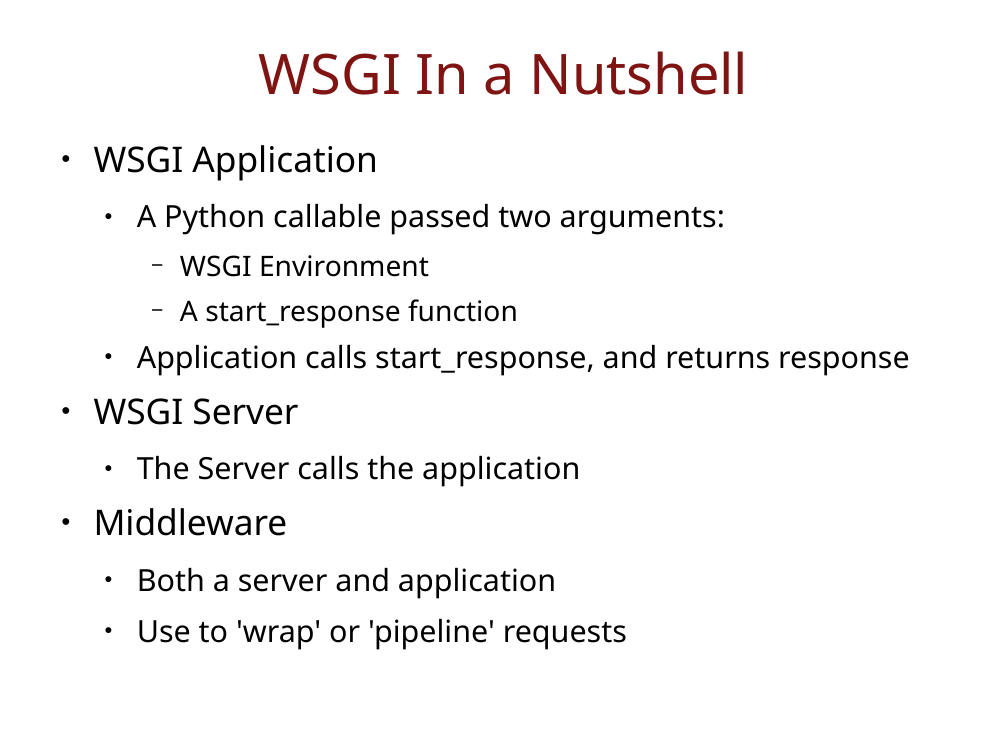
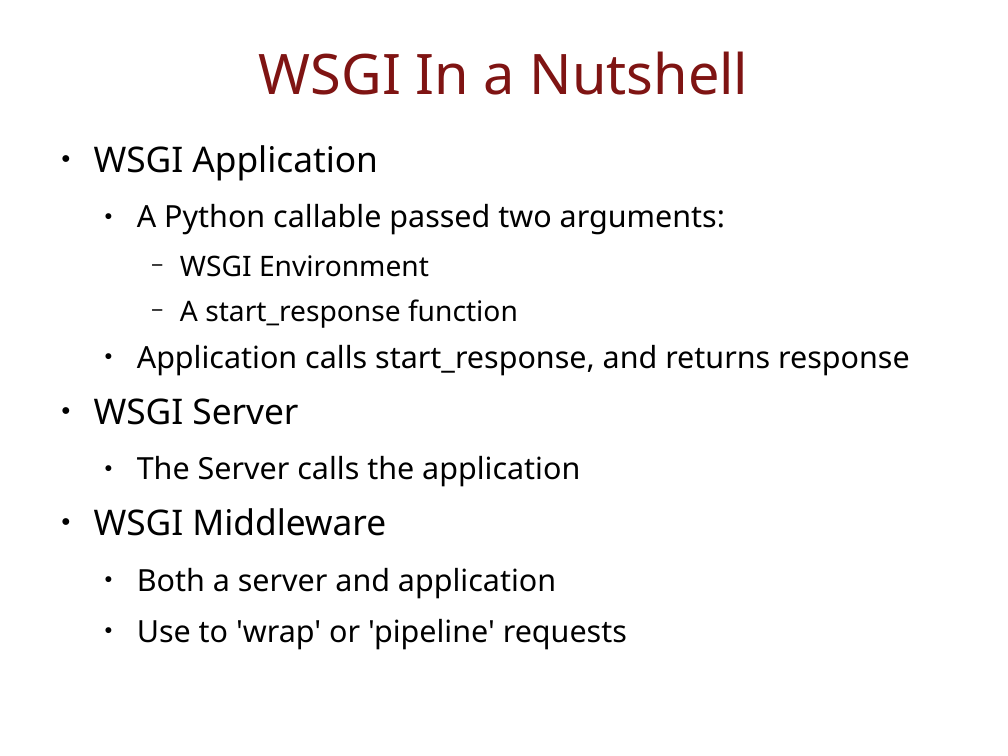
Before and after one commit to lhrc-mikeyp/Presentations, a slide deck: slide 13 of openstack_api_wsgi/OpenStack_WSGI.odp. Drawn at 1008x756 pixels with LibreOffice and Linux fonts; fonts in the diff are those of the drawing. Boxes give left, top, right and bottom in pixels: in the first picture for what was removed or moved away, otherwise in the second. Text is boxed around its words. In the diff, an @@ line names an element or a change of style, - is before the commit and + after.

Commit message:
Update OpenStack API+WSGI presentation
Some minor changes based on feedback during the first live talk.

```diff
--- a/openstack_api_wsgi/OpenStack_WSGI.odp
+++ b/openstack_api_wsgi/OpenStack_WSGI.odp
@@ text at [94, 508, 386, 536]: text changed @@
-● Middleware
+● WSGI Middleware
```
Also in this commit, not shown: 5 other slides changed, 5 other files.
